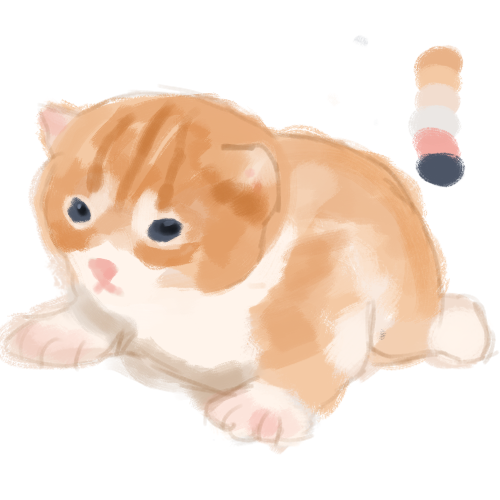
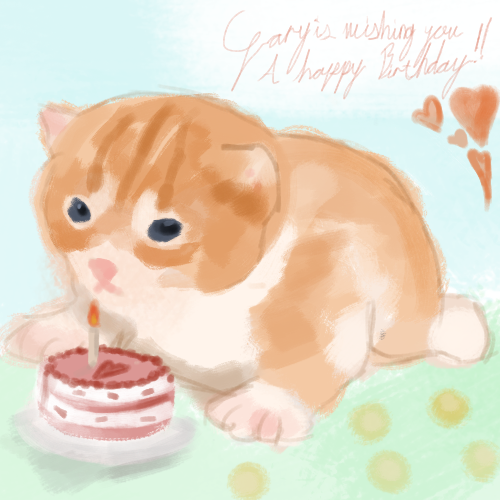
Layers edited between the first and the second 500×500 image:
added layer "Paint Layer 4" above "Copy of Paint Layer 1" over [0, 0, 500, 500]
painted on "Copy of Paint Layer 1" over [0, 64, 500, 500]
painted on "Paint Layer 1" over [0, 64, 500, 500]
painted on "Paint Layer 2" over [0, 0, 500, 500]
added layer "Paint Layer 6" above "Paint Layer 5" over [0, 0, 500, 500]
